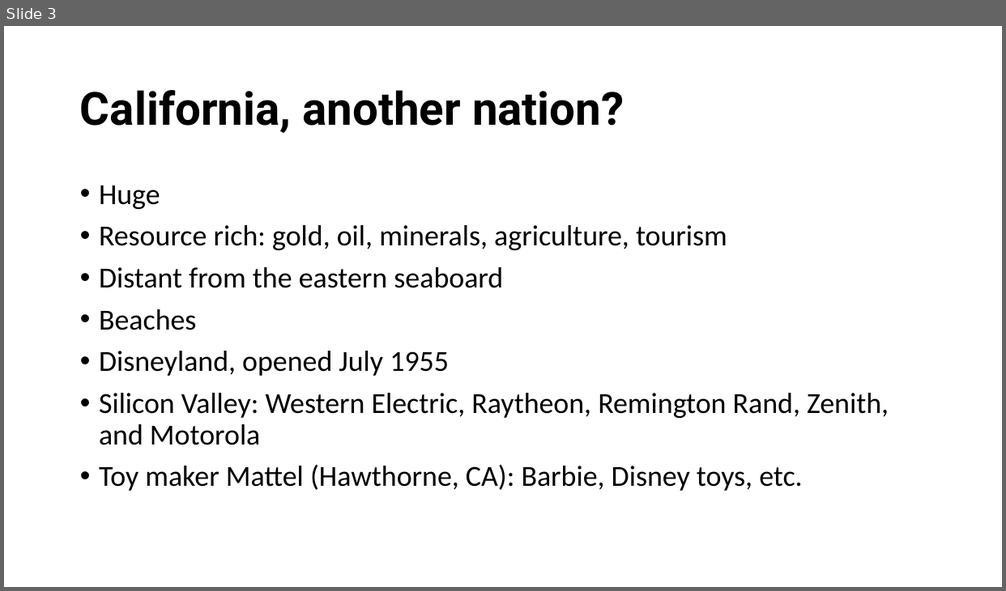
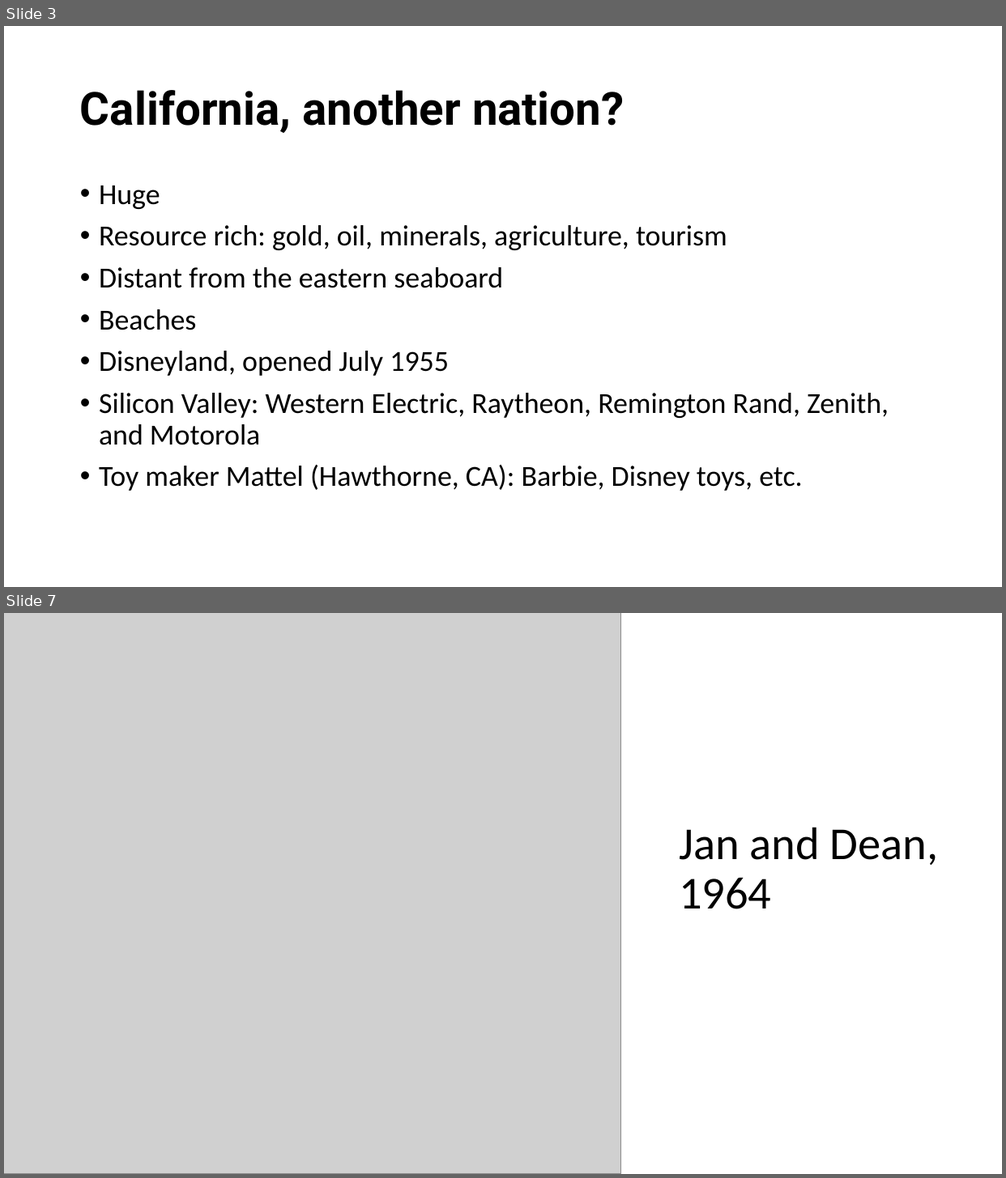
Before and after one commit to mrbaker1917/website, a slide deck: HSTR121/ppts/Beach Boys, Surf Music, and Hot.pptx. Shown one above the other, each under a label of ours: slide 3 before the commit, slides 3 and 7 after it; the slides between them are not shown. The pictures are 1006x591 and 1006x1178 pixels, drawn with LibreOffice and Linux fonts; fonts in the diff are those of the drawing; grey boxes stand for pictures; background and template pictures are left out. Boxes give left, top, right and bottom in pixels: in the first picture for what was removed or moved away, otherwise in the second. Text is boxed around its words. In the diff, an @@ line names an element or a change of style, - is before the commit and + after.

Commit message:
Added to BB and Jan and Dean

```diff
--- a/HSTR121/ppts/Beach Boys, Surf Music, and Hot.pptx
+++ b/HSTR121/ppts/Beach Boys, Surf Music, and Hot.pptx
@@ slide 7 added at <box>4,613,1002,1174</box>, background #FFFFFF @@
@@ picture added at <box>4,613,621,1174</box> @@
@@ title added at <box>679,827,939,909</box>, 44 pt, text #000000 @@
+Jan and Dean, 1964
```
Also in this commit, not shown: 5 slides changed, 3 other slides added, 1 slide removed.
